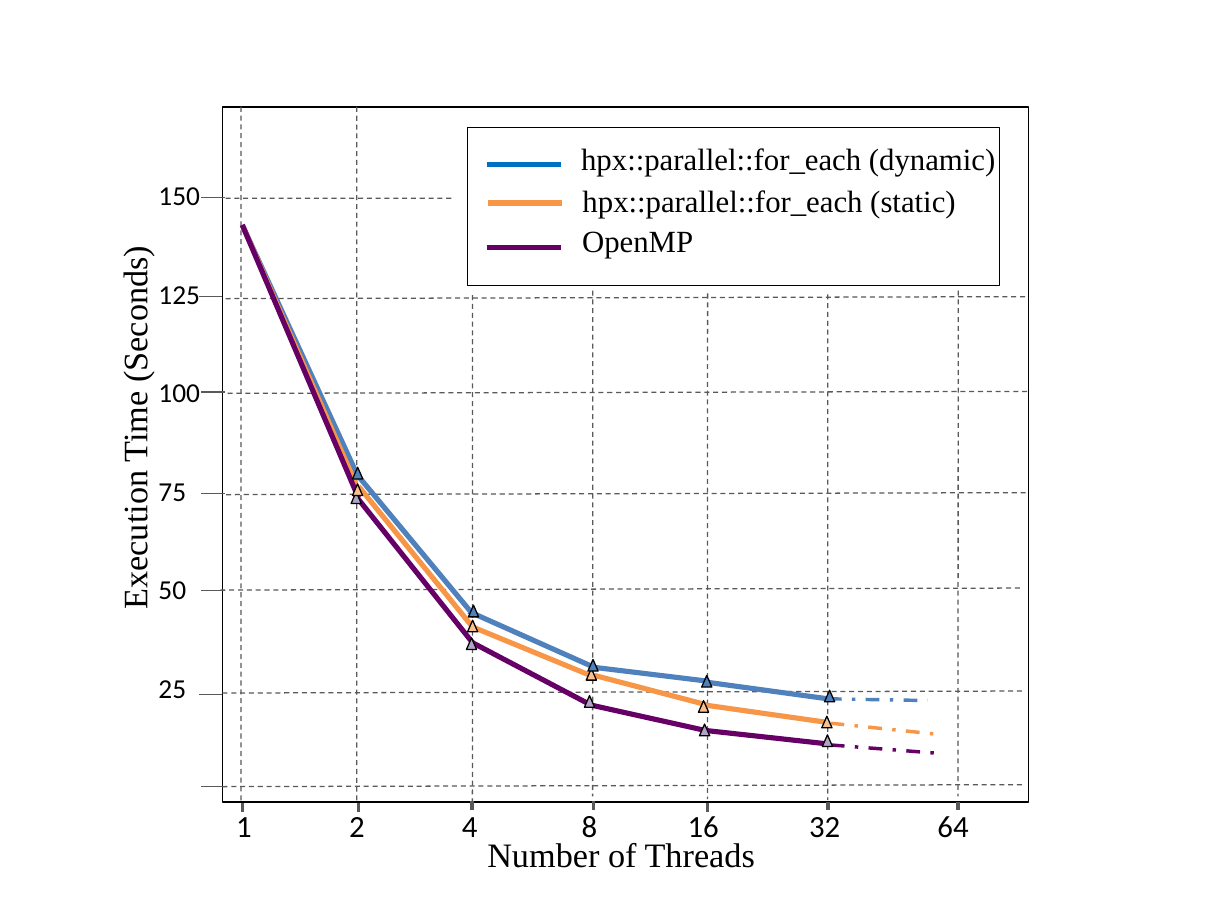
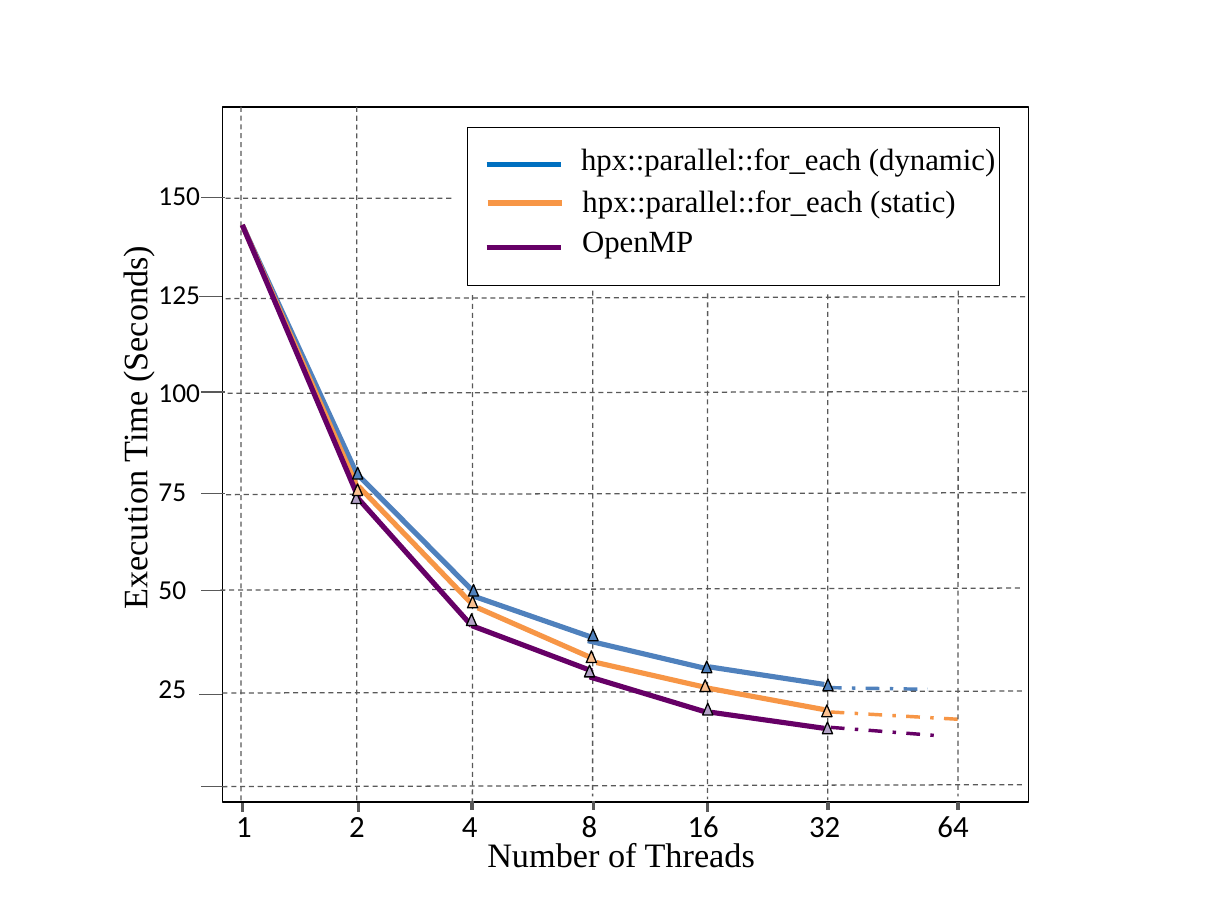
Before and after one commit to zkhatami88/OP2_HPX, a slide deck: slide 3 of Reports/R5/P1.pptx. Drawn at 1232x924 pixels with LibreOffice and Linux fonts; fonts in the diff are those of the drawing. Boxes give left, top, right and bottom in pixels: in the first picture for what was removed or moved away, otherwise in the second. Text is boxed around its words. In the diff, an @@ line names an element or a change of style, - is before the commit and + after.

```diff
--- a/Reports/R5/P1.pptx
+++ b/Reports/R5/P1.pptx
@@ line moved from (354, 471) - (471, 612) to (354, 471) - (472, 590) @@
@@ line moved from (355, 495) - (474, 644) to (355, 495) - (472, 626) @@
@@ line moved from (359, 487) - (474, 628) to (359, 487) - (471, 602) @@
@@ triangle: place and size @@
-triangle at box(468, 620, 478, 632)
+triangle at box(468, 596, 478, 609)
@@ line moved from (468, 611) - (591, 667) to (473, 596) - (594, 638) @@
@@ triangle: place and size @@
-triangle at box(467, 638, 477, 650)
+triangle at box(467, 614, 477, 626)
@@ line moved from (472, 643) - (590, 705) to (472, 626) - (593, 671) @@
@@ line moved from (474, 627) - (590, 675) to (478, 607) - (589, 657) @@
@@ triangle: place and size @@
-triangle at box(588, 659, 598, 671)
+triangle at box(588, 630, 598, 642)
@@ line moved from (590, 667) - (710, 681) to (588, 641) - (711, 669) @@
@@ triangle: place and size @@
-triangle at box(584, 696, 594, 708)
+triangle at box(584, 665, 594, 678)
@@ line moved from (593, 706) - (708, 732) to (590, 676) - (707, 712) @@
@@ line moved from (594, 675) - (707, 705) to (596, 663) - (708, 689) @@
@@ triangle: place and size @@
-triangle at box(702, 675, 712, 687)
+triangle at box(702, 662, 712, 674)
@@ line moved from (707, 706) - (824, 722) to (708, 689) - (824, 710) @@
@@ line moved from (707, 683) - (828, 699) to (710, 667) - (824, 685) @@
@@ 4 triangles, 1 line: place and size @@
-4 triangles, 1 line at box(468, 605, 934, 753)
+4 triangles, 1 line at box(468, 584, 934, 736)
@@ line moved from (707, 731) - (827, 744) to (712, 712) - (824, 728) @@
@@ line moved from (830, 723) - (942, 734) to (830, 712) - (958, 719) @@
@@ 3 triangles, 1 line: place and size @@
-3 triangles, 1 line at box(822, 690, 928, 747)
+3 triangles, 1 line at box(822, 679, 928, 734)
```
Also in this commit, not shown: 3 other slides changed, 7 other files.
